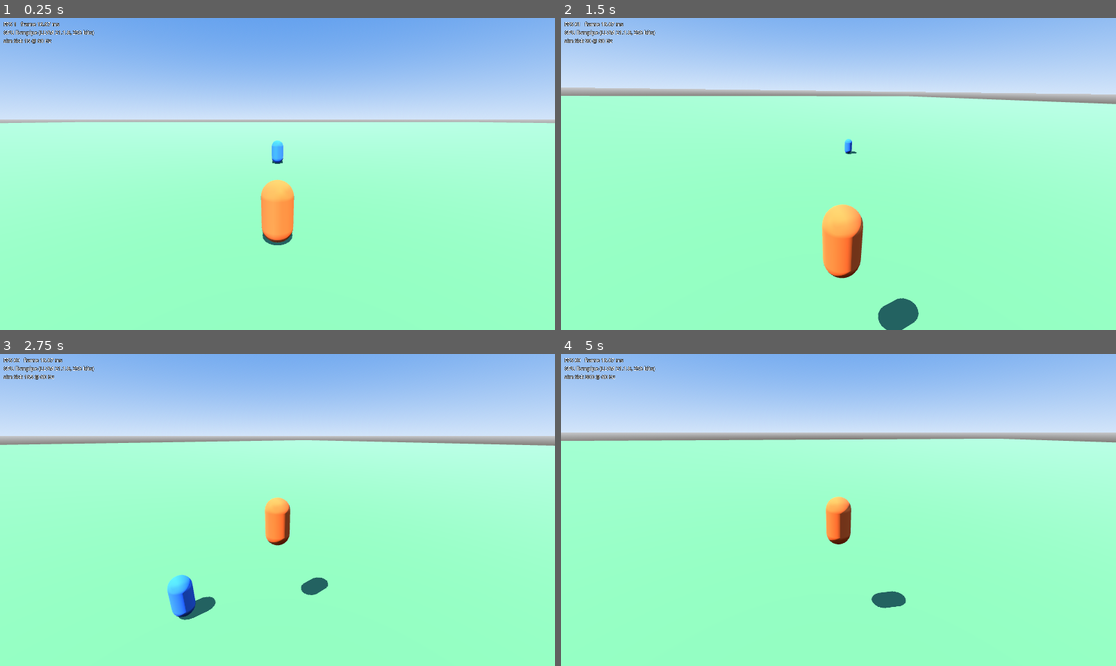
Above: before the commit, frames 1-4 (two rows, left to right).
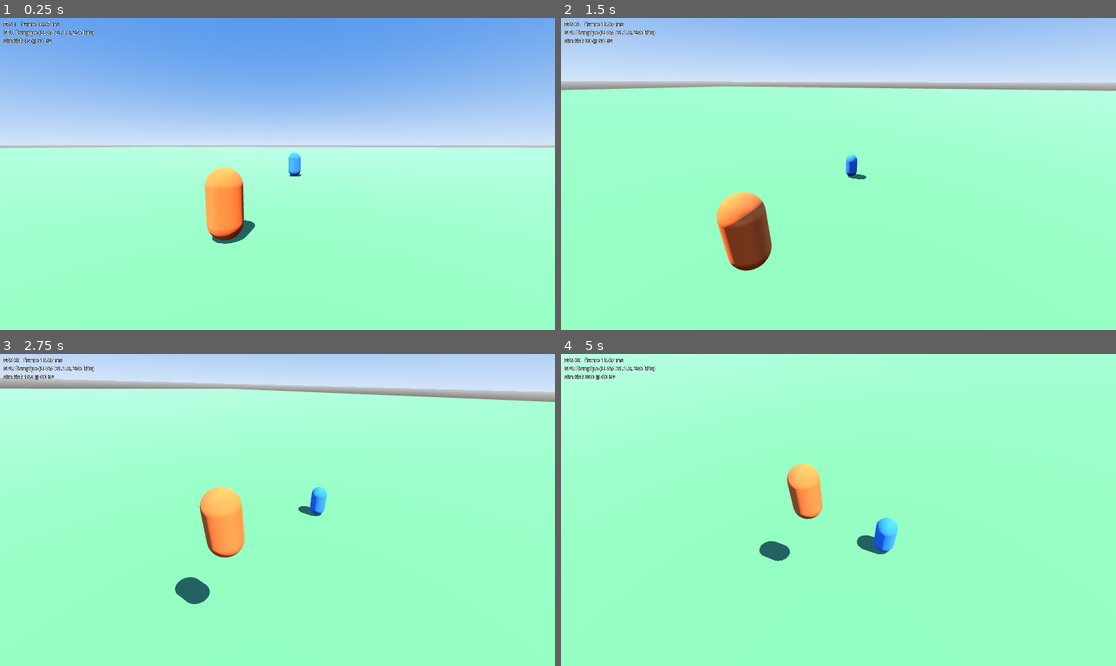
Above: after the commit, the same moments.

Repository: ArnabChatterjee20k/skybreak
Game: Godot game, scene res://game/levels/test_arena.tscn
Two runs of this game, one before a commit and one after it. Both use one fixed random seed, a clock stepped at 60 frames per second and the inputs below.
Inputs (mouse positions are in pixels of both pictures, inside the frame that each line leads up to):
- Up to frame 1 (0.25 s): no input
- Up to frame 2 (1.5 s): tap Enter at 0.5 s; move the mouse to (960, 158) at 0.52 s; hold D (move_right) 0.53-1.28 s; tap Space (ascend) at 0.6 s; click (960, 158) at 0.67 s; move the mouse to (810, 174) at 1.27 s; hold W (move_forward) from 1.28 s (still down); tap E (fighter_block) at 1.35 s
- Up to frame 3 (2.75 s): keep holding W (move_forward); move the mouse to (288, 503) at 2.02 s; tap X (fighter_breaker) at 2.1 s
- Up to frame 4 (5 s): keep holding W (move_forward); move the mouse to (832, 516) at 2.77 s; tap R (fighter_charge) at 2.85 s; click (832, 516) at 2.92 s; move the mouse to (877, 513) at 3.52 s; tap Shift (fighter_dash) at 3.6 s; move the mouse to (794, 506) at 4.27 s; tap F (fighter_grab) at 4.35 s

The runs differ from the first frame. In frame 1, 29% of the frame differs, in the area x 0-100%, y 13-73%; in frame 2, 9.4%; in frame 3, 32%; in frame 4, 32%, in the area x 0-100%, y 0-82%.

Commit message:
Finish the sim skeleton: lock-on start, rush stop, housekeeping (T-D01)
Completes the stopped agent's WIP (57cb90e). The sim already had the
6-tick input buffer, ground/flight/falling movement, the step/sustained/rush
dashes, the vanish step, MovementTuning and lock-on toggle and switch.

- CombatSim.lock_everyone_onto_nearest() so a 1v1 starts mutually locked;
  the test arena calls it, so the lock-on camera framing is now live.
- The rush test now also checks that the fighter stops dead on arrival (it
  fails if the velocity reset is removed: it overshoots at 8 m/s).
- Tests: a match can start mutually locked; target switch without a lock
  does nothing.
- Adds the .uid files Godot generated for the new scripts.
- TODO.md: T-003, T-D08 and T-102 done; T-D01 in review; T-D08b and the
  per-fighter rim note filed; T-107 also covers the outline cost and shadow
  edges; T-103 narrowed to what is left.

Co-Authored-By: Claude Opus 5.5 <noreply@anthropic.com>

Diff:
--- a/game/combat/combat_sim.gd
+++ b/game/combat/combat_sim.gd
@@ -46,6 +46,12 @@
 		fighter.position.y = tuning.ground_height
 	fighters.append(fighter)
 	return fighter
+
+
+## Locks every fighter onto its nearest opponent; a 1v1 match starts this way.
+func lock_everyone_onto_nearest() -> void:
+	for index in fighters.size():
+		fighters[index].lock_on_target = _nearest_opponent(index)
 
 
 ## Advances the sim by one tick. inputs[i] belongs to fighters[i].
--- a/game/levels/test_arena.gd
+++ b/game/levels/test_arena.gd
@@ -17,6 +17,7 @@
 	for start in FIGHTER_STARTS:
 		sim.add_fighter(start)
 		_previous_positions.append(start)
+	sim.lock_everyone_onto_nearest()
 	$DebugOverlay.sim = sim
 
 
--- a/tests/combat/test_movement.gd
+++ b/tests/combat/test_movement.gd
@@ -197,6 +197,7 @@
 	assert_ne(_fighter().state, FighterState.State.DASHING, "the rush ends")
 	var distance := _fighter().position.distance_to(_sim.fighters[1].position)
 	assert_almost_eq(distance, _tuning.rush_stop_distance, 0.05)
+	assert_eq(_fighter().velocity, Vector3.ZERO, "stops dead, ready for a follow-up")
 
 
 func test_a_neutral_dash_while_locked_on_rushes_the_target() -> void:
@@ -276,6 +277,19 @@
 	assert_eq(_fighter().lock_on_target, 2)
 	_drive(1)
 	_drive(1, LOCK)
+	assert_eq(_fighter().lock_on_target, -1)
+
+
+func test_a_match_can_start_with_every_fighter_locked_onto_the_nearest_opponent() -> void:
+	_start([Vector3.ZERO, Vector3(0, 0, -20)])
+	_sim.lock_everyone_onto_nearest()
+	assert_eq(_sim.fighters[0].lock_on_target, 1)
+	assert_eq(_sim.fighters[1].lock_on_target, 0)
+
+
+func test_target_switch_without_a_lock_does_nothing() -> void:
+	_start([Vector3.ZERO, Vector3(0, 0, -50)])
+	_drive(1, 0, Vector2.ZERO, 0, 0.0, 1)
 	assert_eq(_fighter().lock_on_target, -1)
 
 
Not shown, added: game/combat/movement_tuning.gd.uid
Not shown, added: tests/combat/test_input_buffer.gd.uid
Not shown, added: tests/combat/test_movement.gd.uid
Not shown, changed: TODO.md
